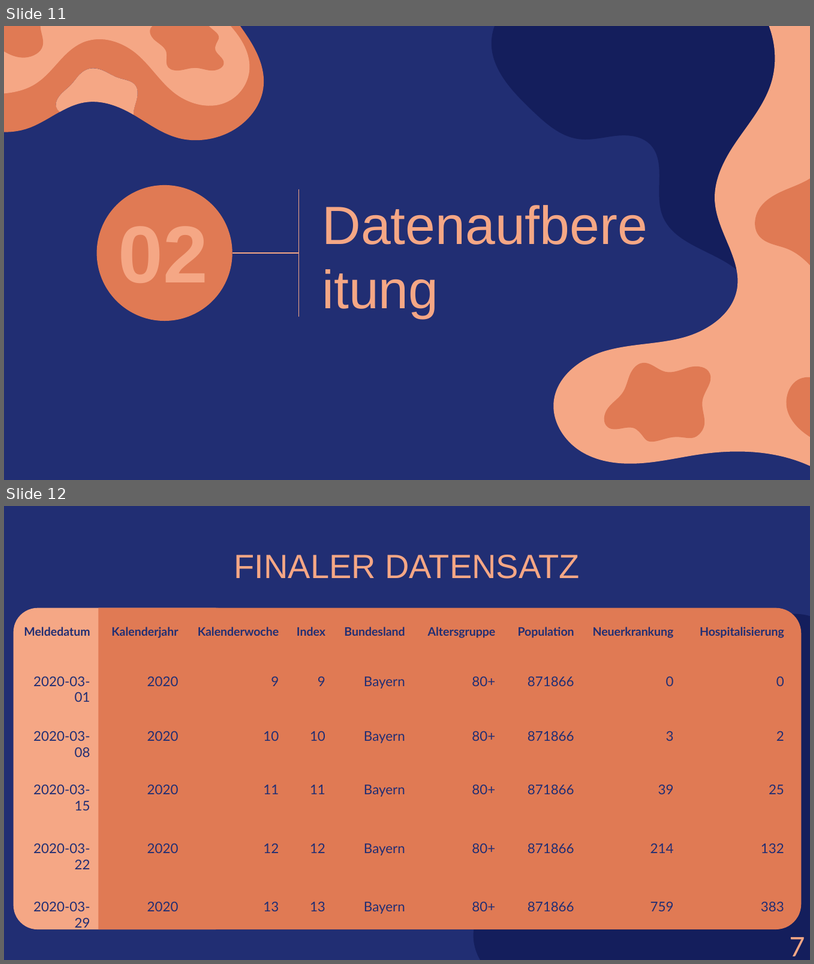
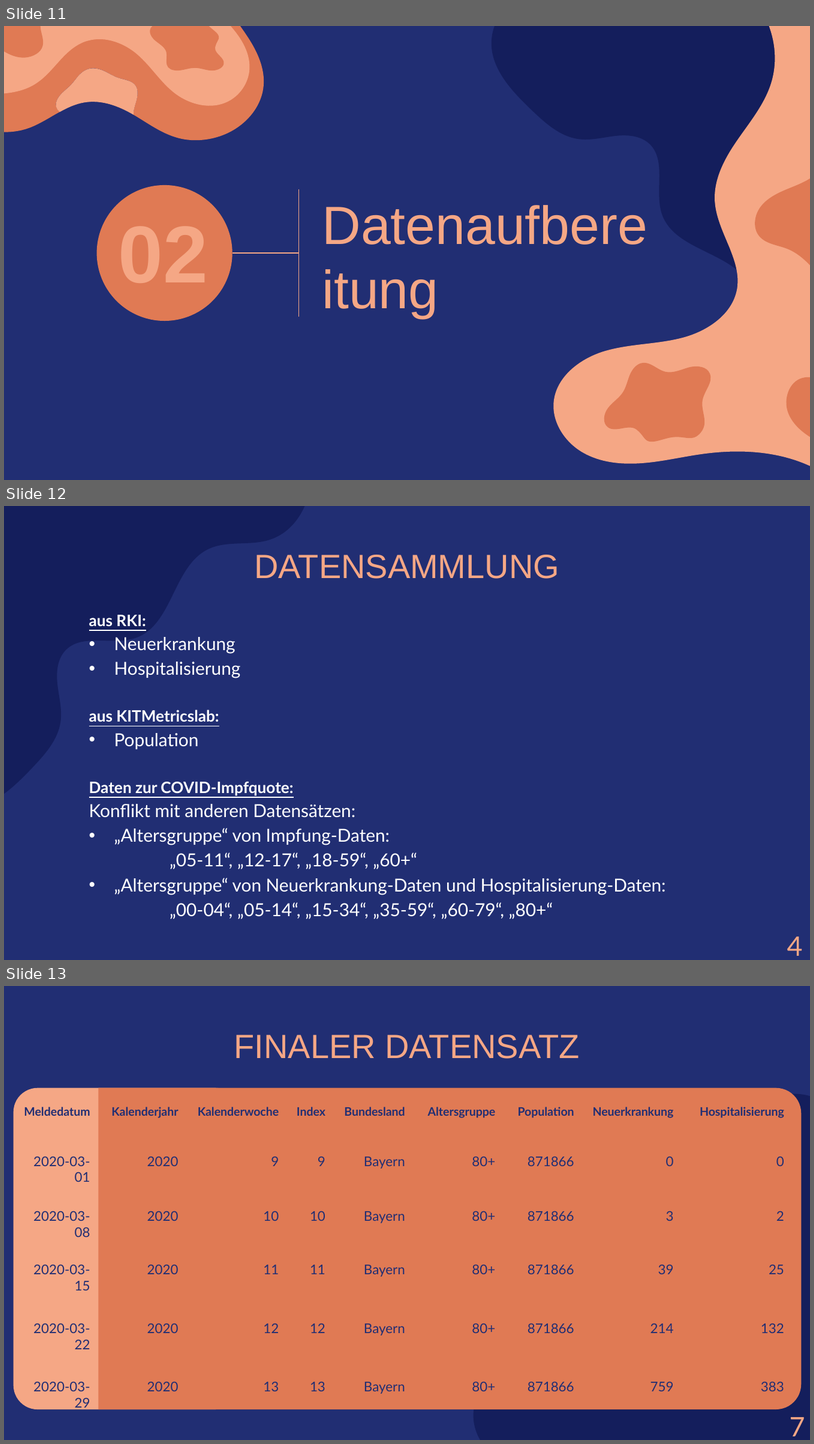
Before and after one commit to amarquard089/Covid19-Hospitalisierungsrate, a slide deck: Praesentation/COVID-19 Hospitalisierungsrate.pptx. Shown one above the other, each under a label of ours: slides 11 and 12 before the commit, slides 11, 12 and 13 after it. The pictures are 814x964 and 814x1444 pixels, drawn with LibreOffice and Linux fonts; fonts in the diff are those of the drawing. Boxes give left, top, right and bottom in pixels: in the first picture for what was removed or moved away, otherwise in the second. Text is boxed around its words. In the diff, an @@ line names an element or a change of style, - is before the commit and + after.

```diff
--- a/Praesentation/COVID-19 Hospitalisierungsrate.pptx
+++ b/Praesentation/COVID-19 Hospitalisierungsrate.pptx
@@ slide 12 added at (4,506,810,960), background #212E73 @@
@@ freeform shape added at (4,506,314,808), fill #141E5C @@
@@ title added at (254,555,560,579), 30 pt, text #F5A785 @@
+DATENSAMMLUNG
@@ text added at (89,615,666,919), 16 pt, text #FFFFFF @@
+aus RKI:
+• Neuerkrankung
+• Hospitalisierung
+aus KITMetricslab:
+• Population
+Daten zur COVID-Impfquote:
+Konflikt mit anderen Datensätzen:
+• „Altersgruppe“ von Impfung-Daten:
+„05-11“, „12-17“, „18-59“, „60+“
+• „Altersgruppe“ von Neuerkrankung-Daten und Hospitalisierung-Daten:
+„00-04“, „05-14“, „15-34“, „35-59“, „60-79“, „80+“
@@ text added at (788,936,803,955), 24 pt, text #F5A785 @@
+4
@@ what was slide 12 is now slide 13 @@
```
Also in this commit, not shown: 6 slides changed, 7 other slides added, 5 slides removed, 20 other files.
